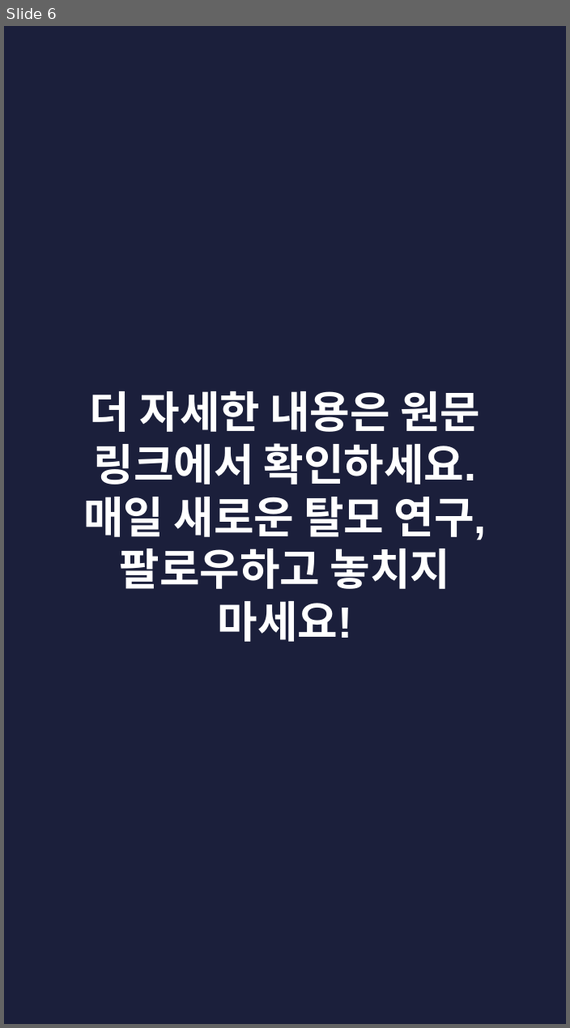
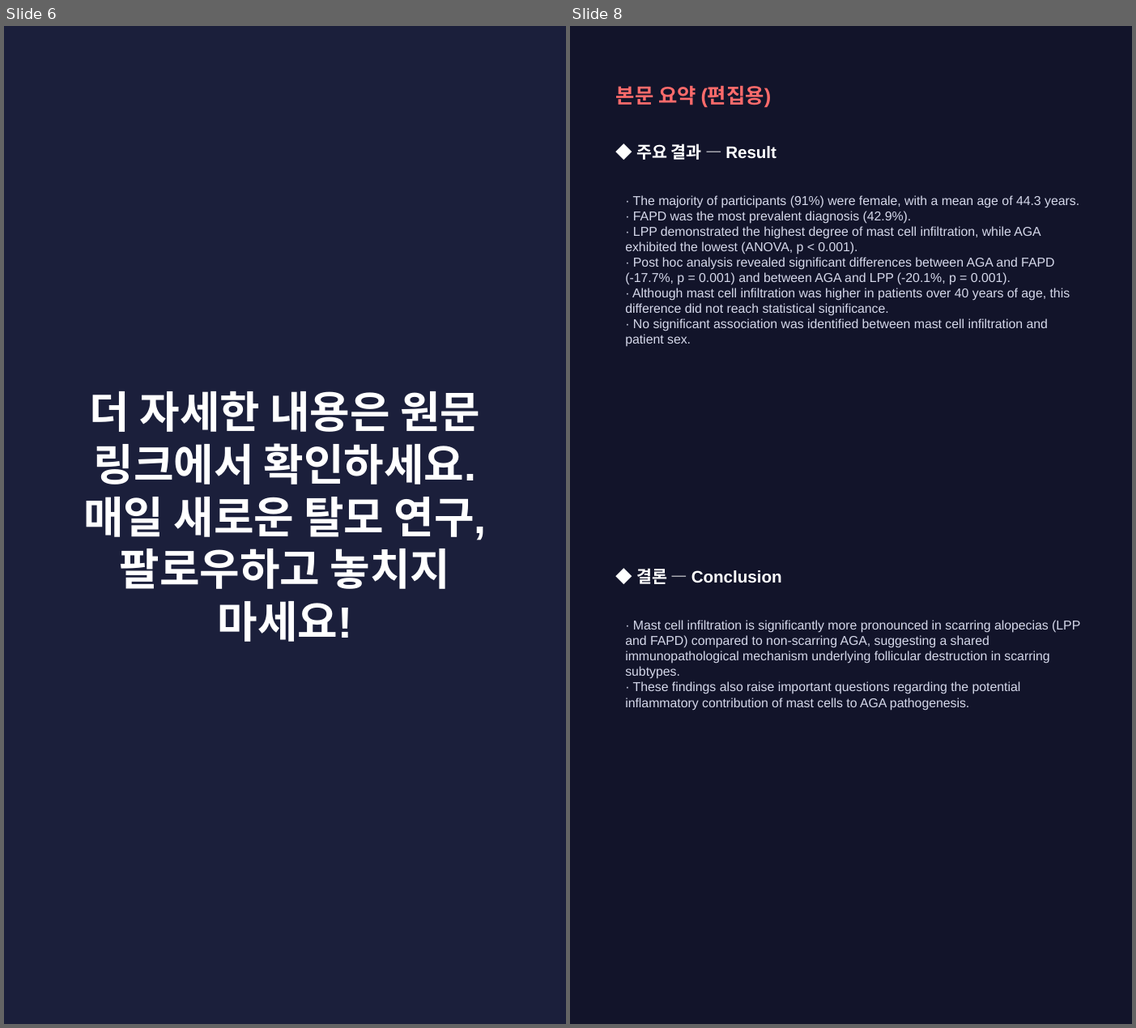
Before and after one commit to hyokang2010-BJ-ANTH/product-builder-test, a slide deck: pwa/data/latest/slides.pptx. Shown side by side, each under a label of ours: slide 6 before the commit, slides 6 and 8 after it; the slides between them are not shown. The pictures are 570x1028 and 1136x1028 pixels, drawn with LibreOffice and Linux fonts; fonts in the diff are those of the drawing. Boxes give left, top, right and bottom in pixels: in the first picture for what was removed or moved away, otherwise in the second. Text is boxed around its words. In the diff, an @@ line names an element or a change of style, - is before the commit and + after.

```diff
--- a/pwa/data/latest/slides.pptx
+++ b/pwa/data/latest/slides.pptx
@@ slide 8 added at bbox=[570, 26, 1132, 1024], background #12142A @@
@@ text added at bbox=[616, 85, 772, 108], 16 pt, text #FF6B6B, bold @@
+본문 요약 (편집용)
@@ text added at bbox=[636, 143, 777, 160], 13 pt, text #FFFFFF, bold @@
+◆ 주요 결과 — Result
@@ text added at bbox=[625, 195, 1079, 347], 10 pt, text #D5D8EA @@
+· The majority of participants (91%) were female, with a mean age of 44.3 years.
+· FAPD was the most prevalent diagnosis (42.9%).
+· LPP demonstrated the highest degree of mast cell infiltration, while AGA exhibited the lowest (ANOVA, p < 0.001).
+· Post hoc analysis revealed significant differences between AGA and FAPD (-17.7%, p = 0.001) and between AGA and LPP (-20.1%, p = 0.001).
+· Although mast cell infiltration was higher in patients over 40 years of age, this difference did not reach statistical significance.
+· No significant association was identified between mast cell infiltration and patient sex.
@@ text added at bbox=[636, 568, 782, 584], 13 pt, text #FFFFFF, bold @@
+◆ 결론 — Conclusion
@@ text added at bbox=[625, 620, 1080, 710], 10 pt, text #D5D8EA @@
+· Mast cell infiltration is significantly more pronounced in scarring alopecias (LPP and FAPD) compared to non-scarring AGA, suggesting a shared immunopathological mechanism underlying follicular destruction in scarring subtypes.
+· These findings also raise important questions regarding the potential inflammatory contribution of mast cells to AGA pathogenesis.
```
Also in this commit, not shown: 5 slides changed, 1 other slide added, 2 slides removed, 26 other files.
